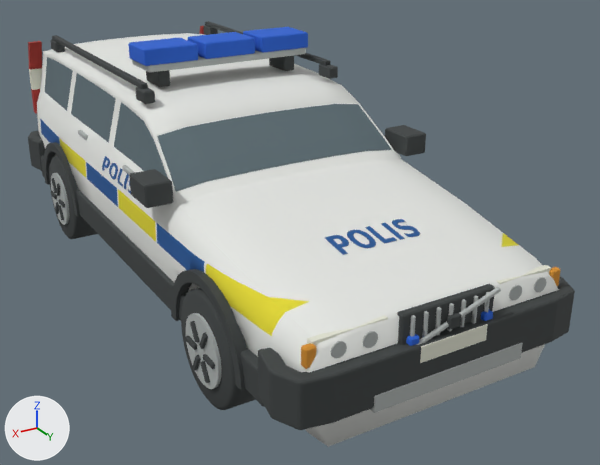
The glTF model experiments/xc70p2/build/xc70-police.glb, before and after one commit.
Both versions are drawn from a 50 mm camera at (2.53, 5.07, 2.77) aimed at (-0.28, 0.39, 0.43). The axes (+X, +Y, +Z) are drawn at lower left. The lights are the same throughout. The picture after the commit comes second. Where no turn or scale is listed for an object, it has been applied to the vertices. Vertices at exactly the same position are counted once.

The older version as bpy lines, for what is in view:
```python
ob_body = bpy.data.objects.new('body', me_body)
ob_body.location = (0.0, 0.0, 0.0)
ob_glass_envelope = bpy.data.objects.new('glass_envelope', me_glass_envelope)
ob_glass_envelope.location = (0.0, 0.0, 0.0)
ob_lamp_head = bpy.data.objects.new('lamp_head', me_lamp_head)
ob_lamp_head.location = (0.0, 0.0, 0.0)
ob_lamp_tail_003 = bpy.data.objects.new('lamp_tail.003', me_lamp_tail_003)
ob_lamp_tail_003.location = (0.0, 0.0, 0.0)
ob_lamp_tail_004 = bpy.data.objects.new('lamp_tail.004', me_lamp_tail_004)
ob_lamp_tail_004.location = (0.0, 0.0, 0.0)
ob_lamp_tail_005 = bpy.data.objects.new('lamp_tail.005', me_lamp_tail_005)
ob_lamp_tail_005.location = (0.0, 0.0, 0.0)
ob_lamp_tail_006 = bpy.data.objects.new('lamp_tail.006', me_lamp_tail_006)
ob_lamp_tail_006.location = (0.0, 0.0, 0.0)
ob_lamp_tail_007 = bpy.data.objects.new('lamp_tail.007', me_lamp_tail_007)
ob_lamp_tail_007.location = (0.0, 0.0, 0.0)
ob_trim_roof_rail_001 = bpy.data.objects.new('trim_roof_rail.001', me_trim_roof_rail_001)
ob_trim_roof_rail_001.location = (0.0, 0.0, 0.0)
# also in view: 'lamp_blue_module.001' at (0.0, -0.2, 1.69); 'wheel_fr' at (0.78, 1.37, 0.34); 'trim_rim_fr' at (0.93, 1.37, 0.35); 'trim_sill.001' at (0.88, 0.0, 0.44); 'mirror_housing' at (-0.93, 0.72, 1.1)
```
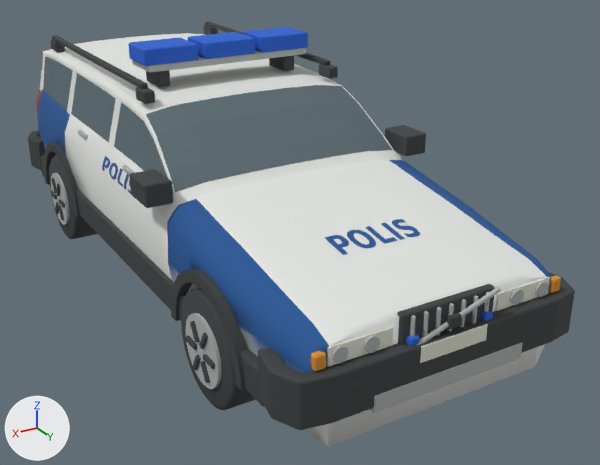
Boxes (x1, y1, x2, y2) around the edits, measured in the pictures (600 x 465 px; the box of a moved part takes in the faces that stretch with it):
'body', surface changed: (37, 34, 552, 446) in both
'glass_envelope', reshaped: before (45, 57, 392, 192); after (43, 57, 392, 192)
'lamp_head', reshaped: before (497, 265, 551, 284); after (496, 277, 550, 311)
'lamp_indicator.001', moved: before (301, 343, 316, 369); after (311, 351, 326, 372)
'lamp_tail.007', deleted: before (28, 41, 42, 70)
'lamp_reflector.003', moved: before (330, 341, 347, 358); after (331, 346, 349, 364)
'lamp_reflector.002', moved: before (362, 331, 378, 348); after (364, 335, 380, 353)
'lamp_indicator', moved: before (549, 267, 560, 286); after (549, 275, 561, 293)
'lamp_reflector', moved: before (509, 285, 522, 300); after (510, 289, 524, 305)
'lamp_reflector.001', moved: before (534, 277, 546, 292); after (535, 281, 548, 297)
'lamp_tail.006', deleted: before (29, 68, 42, 80)
'lamp_tail.004', deleted: before (31, 89, 40, 113)
'lamp_tail.005', deleted: before (30, 79, 41, 90)
'lamp_tail.001', reshaped (not visible before): after (36, 41, 92, 116)
'lamp_tail.003', deleted (mostly hidden): before (199, 26, 205, 35)
part 1 of me_body, cut back: before (44, 55, 394, 193); after (37, 33, 552, 446)
part 2 of me_glass_envelope, moved or reshaped: before (45, 57, 73, 111); after (43, 57, 68, 97)
part 3 of me_glass_envelope, moved or reshaped: before (71, 93, 392, 192); after (146, 85, 392, 192)
part 5 of me_lamp_head_001, moved or reshaped: before (307, 315, 388, 346); after (327, 327, 393, 367)

The change, as a diff of the scene's bpy script:
```diff
--- a/experiments/xc70p2/build/xc70-police.glb.py
+++ b/experiments/xc70p2/build/xc70-police.glb.py
@@ mat_xc70_police_white_livery @@
 n0 = _N.new('ShaderNodeBsdfPrincipled'); n0.name = 'Principled BSDF'
 n1 = _N.new('ShaderNodeOutputMaterial'); n1.name = 'Material Output'
-n2 = _N.new('ShaderNodeTexImage'); n2.name = 'Image Texture'
-n2.image = img_police_livery
+n3 = _N.new('ShaderNodeVertexColor'); n3.name = 'Color Attribute'
 _L.new(n0.outputs[0], n1.inputs[0])  # 'BSDF' to 'Surface'
-_L.new(n2.outputs[0], n0.inputs[0])  # 'Color' to 'Base Color'
+_L.new(n3.outputs[0], n0.inputs[0])  # 'Color' to 'Base Color'
@@ me_body @@
-me_body.from_pydata(...)  # 926 vertices, 1848 faces; spans x -0.9..0.9, y -2.29..2.29, z 0.21..1.5
+me_body.from_pydata(...)  # 2174 vertices, 4344 faces; spans x -0.9..0.9, y -2.29..2.29, z 0.21..1.5
+# me_body part 1: 11 vertices moved from x -0.73..0.73, y -2.25..-2.04, z 1.22..1.46 to x -0.7..0.7, y -2.24..-2.11, z 1.23..1.45; 43 vertices removed from x -0.8..0.8, y -2.26..0.76, z 1.06..1.45; 1291 vertices added at x -0.9..0.9, y -2.29..2.29, z 0.21..1.49
 me_body.materials.append(mat_xc70_police_white_livery)
@@ me_glass_envelope @@
-me_glass_envelope.from_pydata(...)  # 194 vertices, 356 faces; spans x -0.83..0.83, y -2.25..0.77, z 1.04..1.46
+me_glass_envelope.from_pydata(...)  # 244 vertices, 456 faces; spans x -0.83..0.83, y -2.27..0.78, z 1.04..1.45
+# me_glass_envelope part 2: 2 vertices moved from x -0.74..0.74, y -2.02, z 1.37 to x -0.74..0.74, y -2.03, z 1.37; 62 vertices removed from x -0.8..0.8, y -2.25..-1.8, z 1.08..1.46; 98 vertices added at x -0.8..0.8, y -2.27..-1.8, z 1.08..1.45
+# me_glass_envelope part 3: 12 vertices moved from x -0.77..0.77, y 0.41..0.77, z 1.09..1.35 to x -0.78..0.78, y 0.4..0.78, z 1.09..1.36; 29 vertices removed from x -0.83..0.83, y -1.19..0.75, z 1.06..1.39; 43 vertices added at x -0.82..0.82, y -1.19..0.76, z 1.06..1.44
 me_glass_envelope.materials.append(mat_opaque_smoky_glazing)
@@ me_lamp_head @@
-me_lamp_head.from_pydata(...)  # 8 vertices, 12 faces; spans x -0.79..-0.35, y 2.21..2.285, z 0.675..0.825
+me_lamp_head.from_pydata(...)  # 8 vertices, 12 faces; spans x -0.71..-0.34, y 2.245..2.3, z 0.675..0.775
+# me_lamp_head part 4: the whole mesh is rebuilt
 me_lamp_head.materials.append(mat_headlamp_ivory)
@@ me_lamp_tail_001 @@
-me_lamp_tail_001.from_pydata(...)  # 8 vertices, 12 faces; spans x -0.845..-0.745, y -2.2942..-2.2346, z 1.06..1.15
+me_lamp_tail_001.from_pydata(...)  # 504 vertices, 1004 faces; spans x 0.2642..0.8457, y -2.31..-2.1121, z 0.85..1.445
+# me_lamp_tail_001 part 6: 504 vertices added at x 0.2642..0.8457, y -2.31..-2.1121, z 0.85..1.445
+# other edits to the shape of me_lamp_tail_001 do not show in these pictures
 me_lamp_tail_001.materials.append(mat_headlamp_ivory)
+me_lamp_tail_001.materials.append(mat_tail_lamp_red)  # red #aa352c
@@ me_lamp_head_001 @@
-me_lamp_head_001.from_pydata(...)  # 8 vertices, 12 faces; spans x 0.35..0.79, y 2.21..2.285, z 0.675..0.825
+me_lamp_head_001.from_pydata(...)  # 8 vertices, 12 faces; spans x 0.34..0.71, y 2.245..2.3, z 0.675..0.775
+# me_lamp_head_001 part 5: the whole mesh is rebuilt
 me_lamp_head_001.materials.append(mat_headlamp_ivory)
@@ ob_lamp_indicator @@
 ob_lamp_indicator = bpy.data.objects.new('lamp_indicator', me_lamp_indicator)
-ob_lamp_indicator.location = (-0.79, 2.255, 0.735)
+ob_lamp_indicator.location = (-0.76, 2.29, 0.718)
@@ ob_lamp_reflector @@
 ob_lamp_reflector = bpy.data.objects.new('lamp_reflector', me_lamp_reflector)
-ob_lamp_reflector.location = (-0.47, 2.29, 0.744)
+ob_lamp_reflector.location = (-0.47, 2.307, 0.725)
@@ ob_lamp_reflector_001 @@
 ob_lamp_reflector_001 = bpy.data.objects.new('lamp_reflector.001', me_lamp_reflector_001)
-ob_lamp_reflector_001.location = (-0.65, 2.29, 0.744)
+ob_lamp_reflector_001.location = (-0.65, 2.307, 0.725)
@@ ob_lamp_tail_003 @@
-ob_lamp_tail_003 = bpy.data.objects.new('lamp_tail.003', me_lamp_tail_003)
@@ ob_lamp_indicator_001 @@
 ob_lamp_indicator_001 = bpy.data.objects.new('lamp_indicator.001', me_lamp_indicator_001)
-ob_lamp_indicator_001.location = (0.79, 2.255, 0.735)
+ob_lamp_indicator_001.location = (0.76, 2.29, 0.718)
@@ ob_lamp_reflector_002 @@
 ob_lamp_reflector_002 = bpy.data.objects.new('lamp_reflector.002', me_lamp_reflector_002)
-ob_lamp_reflector_002.location = (0.47, 2.29, 0.744)
+ob_lamp_reflector_002.location = (0.47, 2.307, 0.725)
@@ ob_lamp_reflector_003 @@
 ob_lamp_reflector_003 = bpy.data.objects.new('lamp_reflector.003', me_lamp_reflector_003)
-ob_lamp_reflector_003.location = (0.65, 2.29, 0.744)
+ob_lamp_reflector_003.location = (0.65, 2.307, 0.725)
@@ ob_lamp_tail_004 @@
-ob_lamp_tail_004 = bpy.data.objects.new('lamp_tail.004', me_lamp_tail_004)
@@ ob_lamp_tail_005 @@
-ob_lamp_tail_005 = bpy.data.objects.new('lamp_tail.005', me_lamp_tail_005)
@@ ob_lamp_tail_006 @@
-ob_lamp_tail_006 = bpy.data.objects.new('lamp_tail.006', me_lamp_tail_006)
@@ ob_lamp_tail_007 @@
-ob_lamp_tail_007 = bpy.data.objects.new('lamp_tail.007', me_lamp_tail_007)
```
